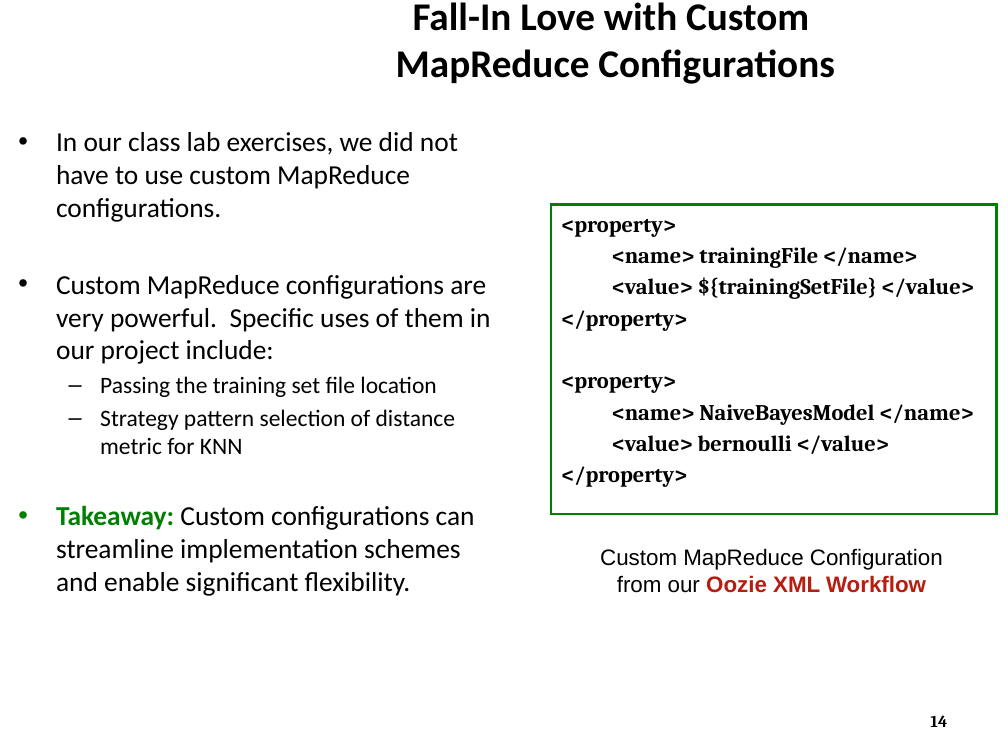
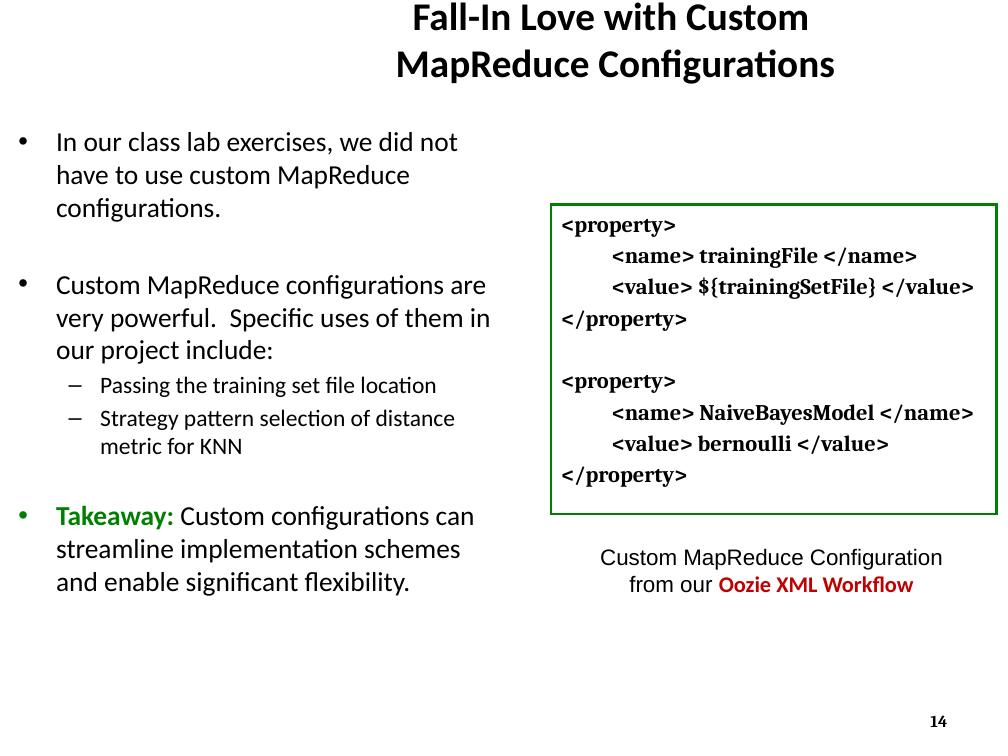
Before and after one commit to ZaydH/CS286_Project, a slide deck: slide 14 of Presentation/CS286 - Ensemble Classifier on AWS.pptx. Drawn at 1008x756 pixels with LibreOffice and Linux fonts; fonts in the diff are those of the drawing; background and template pictures are left out. Boxes give left, top, right and bottom in pixels: in the first picture for what was removed or moved away, otherwise in the second. Text is boxed around its words. In the diff, an @@ line names an element or a change of style, - is before the commit and + after.

```diff
--- a/Presentation/CS286 - Ensemble Classifier on AWS.pptx
+++ b/Presentation/CS286 - Ensemble Classifier on AWS.pptx
@@ text at box(629, 575, 914, 593): font Arial to Calibri, text colour #B71D11 to #C00000 in "Oozie XML Workflow" @@
```
Also in this commit, not shown: 4 other slides changed, 1 other file.
